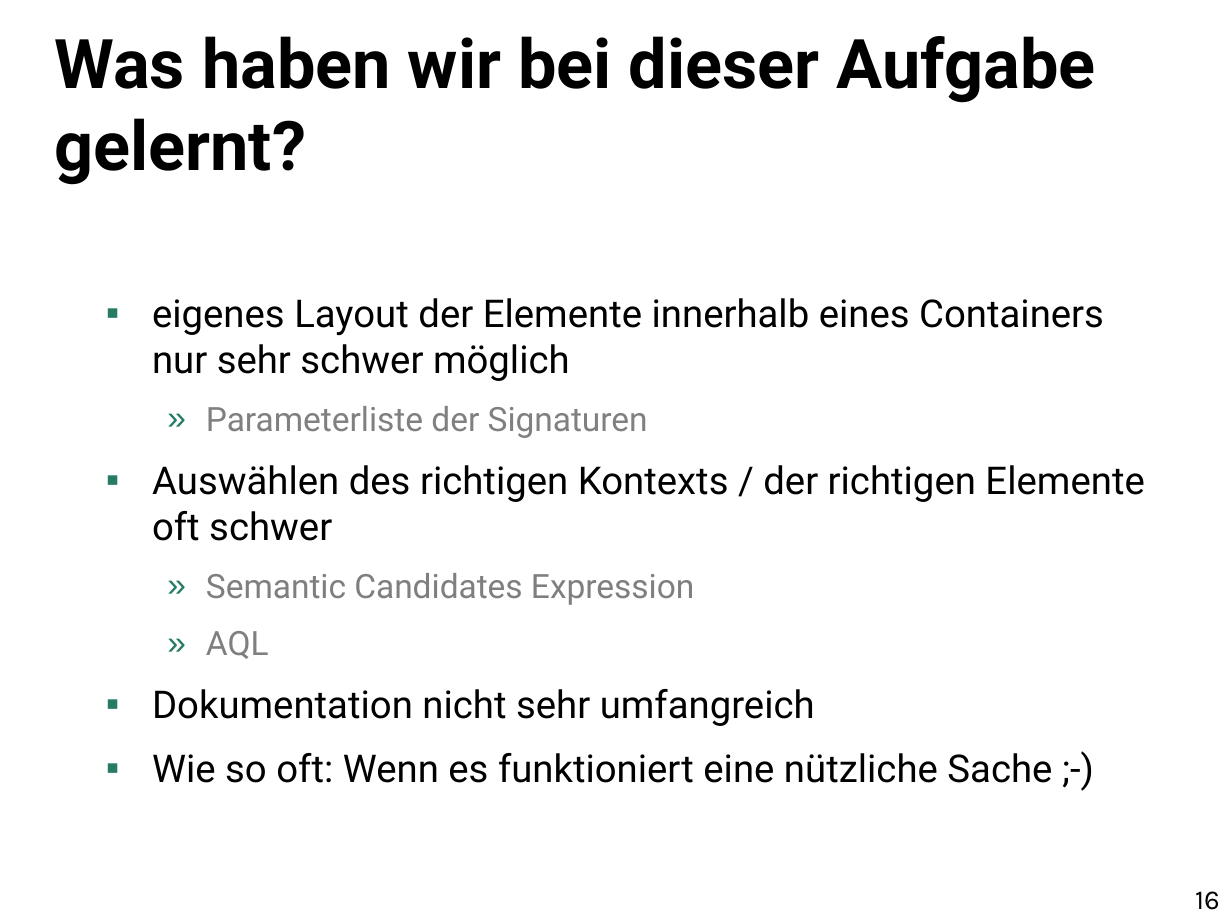
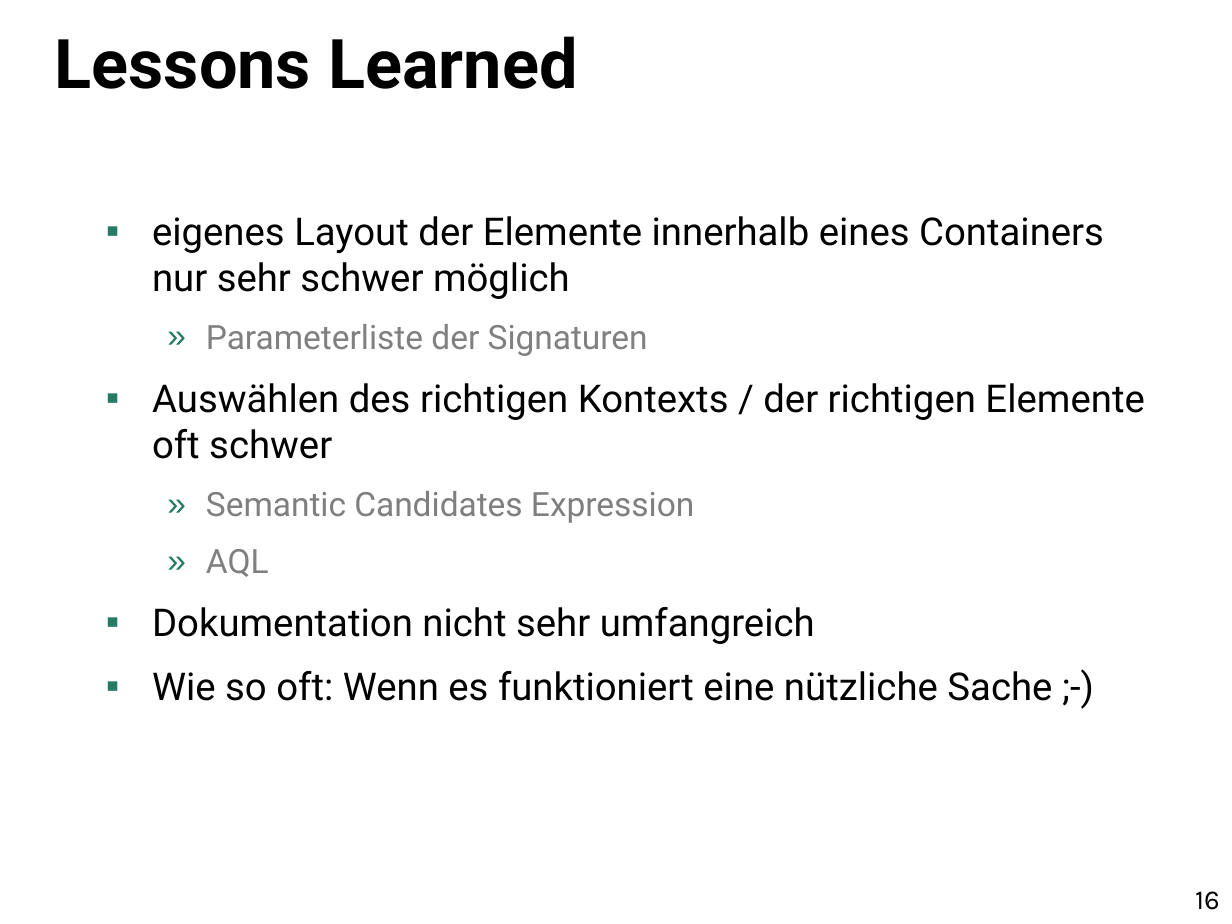
Before and after one commit to uwecl/MDSD-Praktikum, a slide deck: slide 16 of presentation/MDSD-Abschlusspraesentation.pptx. Drawn at 1232x924 pixels with LibreOffice and Linux fonts; fonts in the diff are those of the drawing. Boxes give left, top, right and bottom in pixels: in the first picture for what was removed or moved away, otherwise in the second. Text is boxed around its words. In the diff, an @@ line names an element or a change of style, - is before the commit and + after.

Commit message:
Small layout changes.

```diff
--- a/presentation/MDSD-Abschlusspraesentation.pptx
+++ b/presentation/MDSD-Abschlusspraesentation.pptx
@@ title at [55,36,577,89]: text changed @@
-Was haben wir bei dieser Aufgabe gelernt?
+Lessons Learned
@@ text "eigenes Layout der Elemente innerhalb ...": place and size @@
-text "eigenes Layout der Elemente innerhalb ..." at [152,298,1144,783]
+text "eigenes Layout der Elemente innerhalb ..." at [152,216,1144,701]
```
Also in this commit, not shown: 5 other slides changed.
